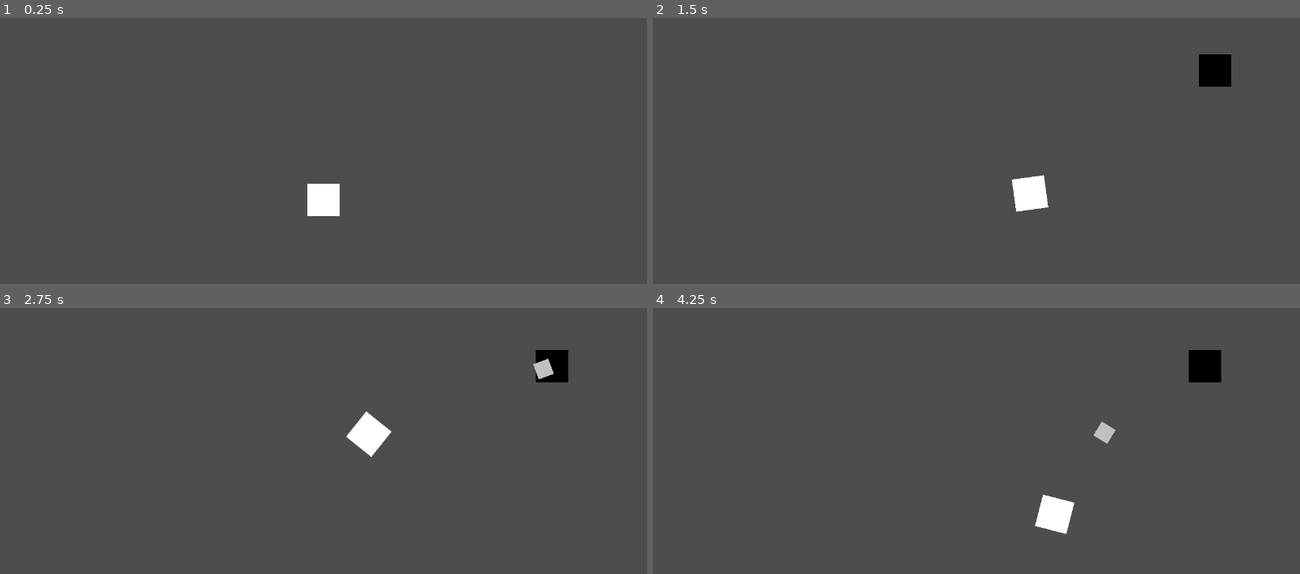
Above: before the commit, frames 1-4 (two rows, left to right).
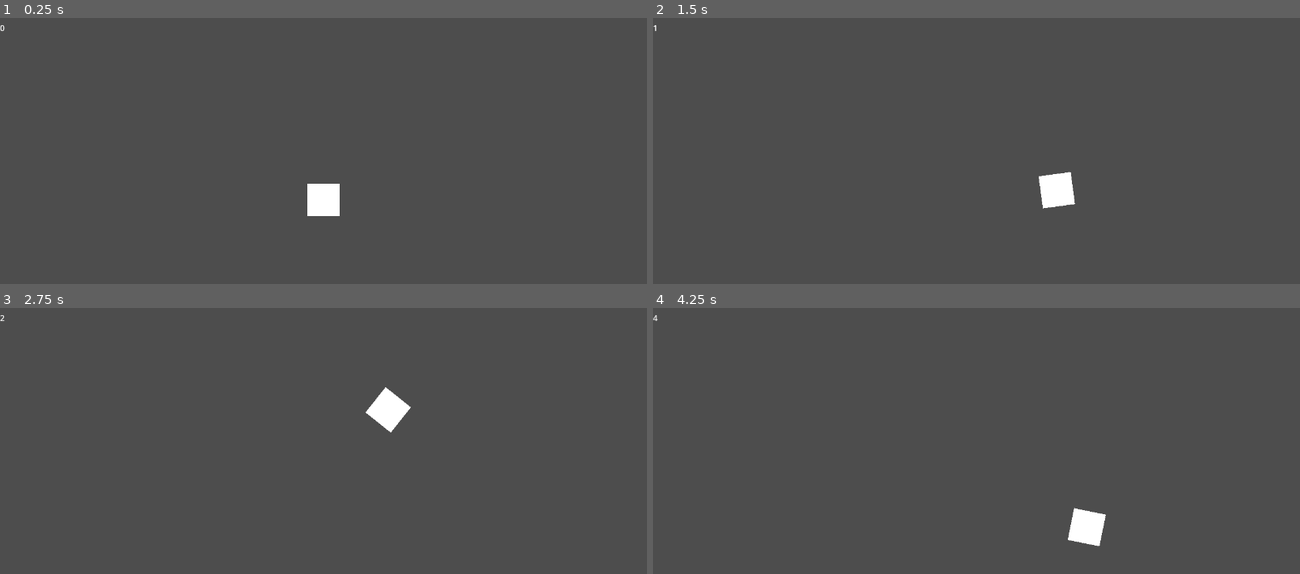
Above: after the commit, the same moments.

Repository: JeremiYahya/Shark
Game: Godot game, scene res://scenes/main.tscn
Same seed, same stepped clock (60 frames per second), same inputs: the game is played once before the commit and once after it.
Inputs (mouse positions are in pixels of both pictures, inside the frame that each line leads up to):
- Up to frame 1 (0.25 s): no input
- Up to frame 2 (1.5 s): move the mouse to (1118, 182) at 0.52 s; move the mouse to (847, 217) at 1.27 s
- Up to frame 3 (2.75 s): move the mouse to (388, 409) at 2.02 s
- Up to frame 4 (4.25 s): move the mouse to (944, 563) at 2.77 s; move the mouse to (1170, 544) at 3.52 s

The runs differ from the first frame. In frame 1, less than 0.1% of the frame differs, in the area x 0-1%, y 2-5%; in frame 2, 1.7%; in frame 3, 1.8%; in frame 4, 2.0%, in the area x 0-88%, y 2-90%.

Commit message:
spawner, destroy on collision, part hp mechanic

Diff:
--- a/scenes/game.gd
+++ b/scenes/game.gd
@@ -1,14 +1,13 @@
 class_name Game
 extends Node2D
 
-@export var game_timer: Timer
 @export var spawn_timer: Timer
 var submarine: PackedScene = preload("res://scenes/submarine.tscn")
 
 
 # Called when the node enters the scene tree for the first time.
 func _ready():
-	_summon_submarine()
+	spawn_timer.timeout.connect(summon_submarine)
 
 
 # Called every frame. 'delta' is the elapsed time since the previous frame.
@@ -16,7 +15,7 @@
 	pass
 
 
-func _summon_submarine():
+func summon_submarine():
 	var spawn_region: int = randi_range(0, 3)
 	var spawn_position: Vector2 = Vector2()
 	var pos_x: float
@@ -30,4 +29,5 @@
 	var sub = submarine.instantiate()
 	add_child(sub)
 	sub.position = Vector2(pos_x, pos_y)
+	sub.target_pos = sub.set_random_destination()
 	sub.missile_spawned.connect(func(x): add_child(x))
--- /dev/null
+++ b/scenes/main.gd
@@ -0,0 +1,15 @@
+class_name Main
+extends Node
+
+@export var ui: UI
+var score: float = 0
+
+
+func _ready():
+	pass # Replace with function body.
+
+
+func _process(delta):
+	score += delta
+	var scorei: int = floori(score)
+	ui.set_score_display(str(scorei))
--- a/scenes/main.tscn
+++ b/scenes/main.tscn
@@ -1,22 +1,25 @@
-[gd_scene load_steps=5 format=3 uid="uid://cagw63knmq1or"]
+[gd_scene load_steps=7 format=3 uid="uid://cagw63knmq1or"]
 
 [ext_resource type="Texture2D" uid="uid://doswt1in7ekff" path="res://sprites/square.png" id="1_7k7kr"]
+[ext_resource type="Script" path="res://scenes/main.gd" id="1_ceeva"]
 [ext_resource type="Script" path="res://scenes/game.gd" id="1_m6ifm"]
 [ext_resource type="Script" path="res://scenes/shark.gd" id="1_vxw7a"]
+[ext_resource type="Script" path="res://scenes/ui.gd" id="5_vh7xa"]
 
 [sub_resource type="CircleShape2D" id="CircleShape2D_6d857"]
 radius = 32.0
 
-[node name="Main" type="Node"]
+[node name="Main" type="Node" node_paths=PackedStringArray("ui")]
+script = ExtResource("1_ceeva")
+ui = NodePath("UI")
 
-[node name="Game" type="Node2D" parent="." node_paths=PackedStringArray("game_timer", "spawn_timer")]
+[node name="Game" type="Node2D" parent="." node_paths=PackedStringArray("spawn_timer")]
 script = ExtResource("1_m6ifm")
-game_timer = NodePath("GameTimer")
 spawn_timer = NodePath("SpawnTimer")
 
-[node name="GameTimer" type="Timer" parent="Game"]
-
 [node name="SpawnTimer" type="Timer" parent="Game"]
+wait_time = 5.0
+autostart = true
 
 [node name="Shark" type="CharacterBody2D" parent="Game"]
 position = Vector2(640, 320)
@@ -29,8 +32,17 @@
 [node name="CollisionShape2D" type="CollisionShape2D" parent="Game/Shark"]
 shape = SubResource("CircleShape2D_6d857")
 
-[node name="UI" type="Control" parent="."]
+[node name="UI" type="Control" parent="." node_paths=PackedStringArray("label")]
 layout_mode = 3
 anchors_preset = 0
 offset_right = 1280.0
 offset_bottom = 720.0
+script = ExtResource("5_vh7xa")
+label = NodePath("Label")
+
+[node name="Label" type="Label" parent="UI"]
+layout_mode = 0
+offset_right = 200.0
+offset_bottom = 40.0
+text = "100"
+vertical_alignment = 1
--- a/scenes/missile.gd
+++ b/scenes/missile.gd
@@ -1,18 +1,26 @@
 extends CharacterBody2D
 
 @export var speed = 150
-@export var timer: Timer
+@export var homing_timer: Timer
+@export var active_timer: Timer
 var target: Shark
 var prev_direction: Vector2
 
 
 func _ready():
 	target = get_node("/root/Main/Game/Shark")
+	prev_direction = Vector2()
+	active_timer.timeout.connect(func(): queue_free())
 
 
 func _physics_process(delta):
-	if target:
-		if !timer.is_stopped():
+	move()
+	check_collision()
+
+
+func move():
+	if target != null:
+		if !homing_timer.is_stopped():
 			var distance = target.position - position
 			if distance.length() >= 2:
 				var direction = distance.normalized()
@@ -23,3 +31,12 @@
 		else:
 			velocity = prev_direction * speed
 			move_and_slide()
+
+
+func check_collision():
+	if get_slide_collision_count() > 0:
+		for i in get_slide_collision_count():
+			var obj = get_slide_collision(i).get_collider()
+			if obj.collision_layer == 1:
+				obj.hp -= 1
+				queue_free()
--- a/scenes/missile.tscn
+++ b/scenes/missile.tscn
@@ -6,13 +6,19 @@
 [sub_resource type="CircleShape2D" id="CircleShape2D_7a3ky"]
 radius = 16.0
 
-[node name="Missile" type="CharacterBody2D" node_paths=PackedStringArray("timer")]
+[node name="Missile" type="CharacterBody2D" node_paths=PackedStringArray("homing_timer", "active_timer")]
 collision_layer = 4
 script = ExtResource("1_qkofd")
-timer = NodePath("Timer")
+homing_timer = NodePath("HomingTimer")
+active_timer = NodePath("ActiveTimer")
 
-[node name="Timer" type="Timer" parent="."]
+[node name="HomingTimer" type="Timer" parent="."]
 wait_time = 3.0
+one_shot = true
+autostart = true
+
+[node name="ActiveTimer" type="Timer" parent="."]
+wait_time = 15.0
 one_shot = true
 autostart = true
 
--- a/scenes/shark.gd
+++ b/scenes/shark.gd
@@ -1,10 +1,22 @@
 class_name Shark
 extends CharacterBody2D
 
-@export var speed: float = 200
+@export var speed: float = 300
+@export var max_hp: float = 3
+@export var hp: float = 3:
+	set(value):
+		hp = value
+		if hp <= 0:
+			queue_free()
 var mouse_position
 
+
 func _physics_process(delta):
+	move()
+	check_collision()
+
+
+func move():
 	mouse_position = get_global_mouse_position()
 	var distance = mouse_position - position
 	if distance.length() >= 2:
@@ -14,3 +26,11 @@
 	else:
 		position = mouse_position
 	look_at(mouse_position)
+
+
+func check_collision():
+	if get_slide_collision_count() > 0:
+		for i in get_slide_collision_count():
+			var obj = get_slide_collision(i).get_collider()
+			if obj.collision_layer == 2:
+				obj.queue_free()
--- a/scenes/submarine.gd
+++ b/scenes/submarine.gd
@@ -3,29 +3,32 @@
 
 signal missile_spawned(_missile)
 
-@export var speed: float = 200
-@export var ammo: int = 1
+@export var speed: float = 300
+@export var radius_min: float = 300
+@export var radius_max: float = 400
+@export var ammo: int = 5
 @export var missile_timer: Timer
+@export var move_timer: Timer
 var missile: PackedScene = preload("res://scenes/missile.tscn")
 var target_pos: Vector2
 var is_moving: bool = true
+var is_shooting: bool = false
 
 
 func _ready():
-	target_pos = set_random_destination()
 	missile_timer.timeout.connect(shoot_missile)
+	move_timer.timeout.connect(func(): target_pos = set_random_destination())
 
 
 func _process(delta):
-	if !is_moving && ammo > 0 && missile_timer.is_stopped():
+	if !is_moving && ammo > 0 && missile_timer.is_stopped() && !is_shooting:
 		ammo -= 1
 		missile_timer.start()
 
 
 func _physics_process(delta):
 	var distance = target_pos - position
-	if distance.length() >= 2:
-		is_moving = true
+	if distance.length() >= 3:
 		var direction = distance.normalized()
 		velocity = direction * speed
 		move_and_slide()
@@ -35,12 +38,21 @@
 
 
 func set_random_destination():
-	var pos_x: float = randf_range(100, get_viewport_rect().size.x - 100)
-	var pos_y: float = randf_range(100, get_viewport_rect().size.y - 100)
-	return Vector2(pos_x, pos_y)
+	is_moving = true
+	is_shooting = false
+	while true:
+		var pos_x: float = randf_range(100, get_viewport_rect().size.x - 100)
+		var pos_y: float = randf_range(100, get_viewport_rect().size.y - 100)
+		var dist_squared = pow(pos_x - position.x, 2) + pow(pos_y - position.y, 2)
+		if dist_squared >= pow(radius_min, 2) && dist_squared <= pow(radius_max, 2):
+			return Vector2(pos_x, pos_y)
 
 
 func shoot_missile():
 	var _missile = missile.instantiate()
 	missile_spawned.emit(_missile)
 	_missile.position = position
+	is_shooting = true
+
+	if ammo > 0:
+		move_timer.start()
--- a/scenes/submarine.tscn
+++ b/scenes/submarine.tscn
@@ -6,13 +6,19 @@
 [sub_resource type="CircleShape2D" id="CircleShape2D_dxygd"]
 radius = 32.0
 
-[node name="Submarine" type="CharacterBody2D" node_paths=PackedStringArray("missile_timer")]
+[node name="Submarine" type="CharacterBody2D" node_paths=PackedStringArray("missile_timer", "move_timer")]
 collision_layer = 2
 script = ExtResource("1_ivayp")
 missile_timer = NodePath("MissileTimer")
+move_timer = NodePath("MoveTimer")
 
 [node name="MissileTimer" type="Timer" parent="."]
 one_shot = true
+
+[node name="MoveTimer" type="Timer" parent="."]
+one_shot = true
+
+[node name="ChargeTimer" type="Timer" parent="."]
 
 [node name="Sprite2D" type="Sprite2D" parent="."]
 self_modulate = Color(0, 0, 0, 1)
--- /dev/null
+++ b/scenes/ui.gd
@@ -0,0 +1,8 @@
+class_name UI
+extends Control
+
+@export var label: Label
+
+
+func set_score_display(txt: String):
+	label.text = txt
